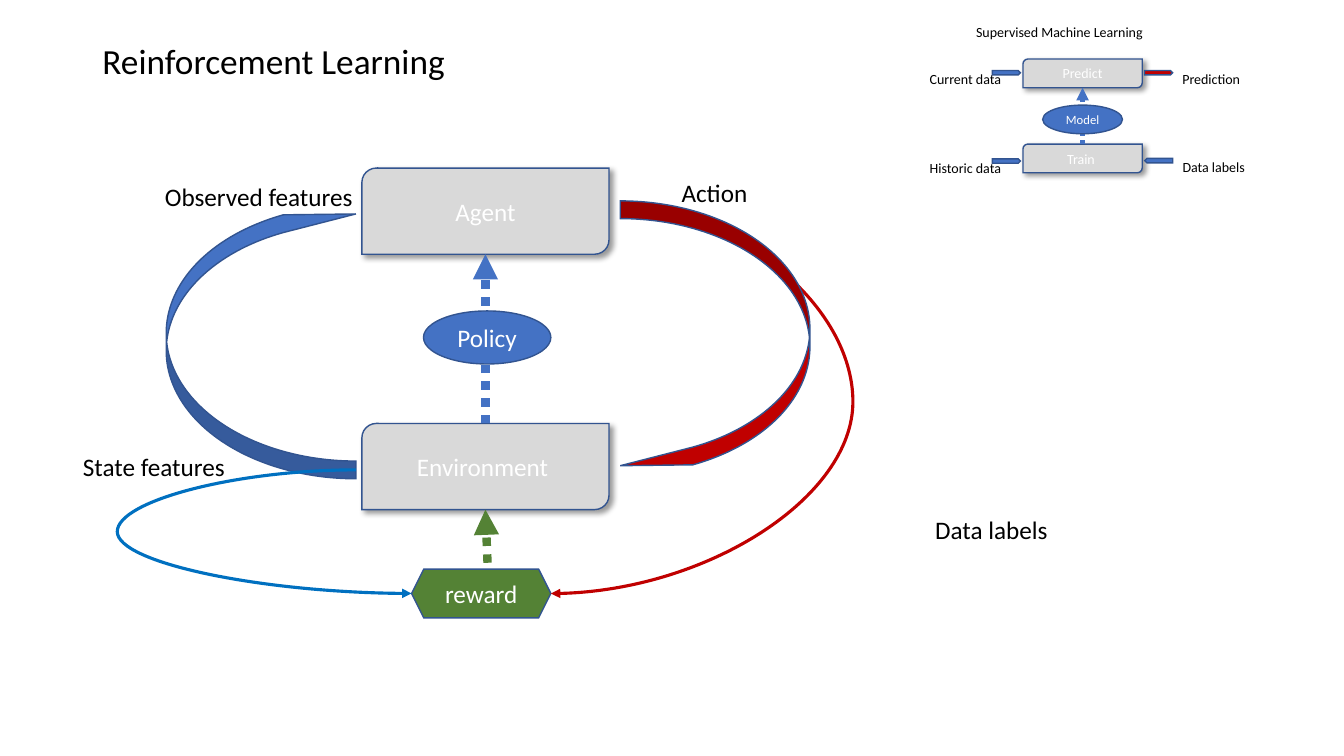
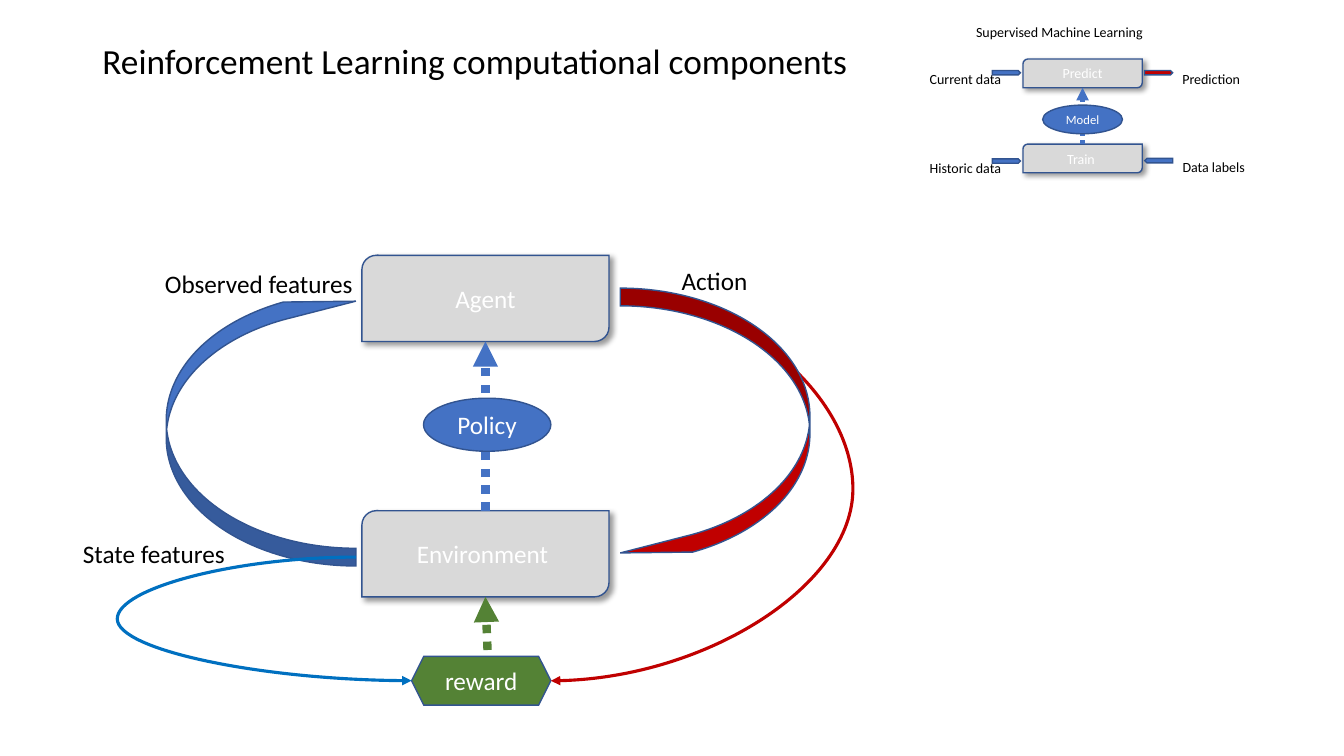
Before and after one commit to microsoft/ICSE2019, a slide deck: slide 7 of Rlearning/RL_ICSE.pptx (slide 4 before the commit). Drawn at 1344x756 pixels with LibreOffice and Linux fonts; fonts in the diff are those of the drawing. Boxes give left, top, right and bottom in pixels: in the first picture for what was removed or moved away, otherwise in the second. Text is boxed around its words. In the diff, an @@ line names an element or a change of style, - is before the commit and + after.

```diff
--- a/Rlearning/RL_ICSE.pptx
+++ b/Rlearning/RL_ICSE.pptx
@@ title at [102,49,847,80]: text changed @@
-Reinforcement Learning
+Reinforcement Learning computational components
@@ 2 texts, 1 round diag rect, 1 curved arrow, 1 arrow: place and size @@
-2 texts, 1 round diag rect, 1 curved arrow, 1 arrow at [117,184,748,594]
+2 texts, 1 round diag rect, 1 curved arrow, 1 arrow at [117,272,748,681]
@@ text removed at [935,521,1047,540] @@
-Data labels
@@ 2 curved left arrows, 1 round diag rect, 1 text, 1 hexagon, 1 ellipse, 1 curved arrow, 1 arrow: place and size @@
-2 curved left arrows, 1 round diag rect, 1 text, 1 hexagon, 1 ellipse, 1 curved arrow, 1 arrow at [83,168,853,618]
+2 curved left arrows, 1 round diag rect, 1 text, 1 hexagon, 1 ellipse, 1 curved arrow, 1 arrow at [83,255,853,705]
```
Also in this commit, not shown: 8 other slides changed, 5 slides added.
